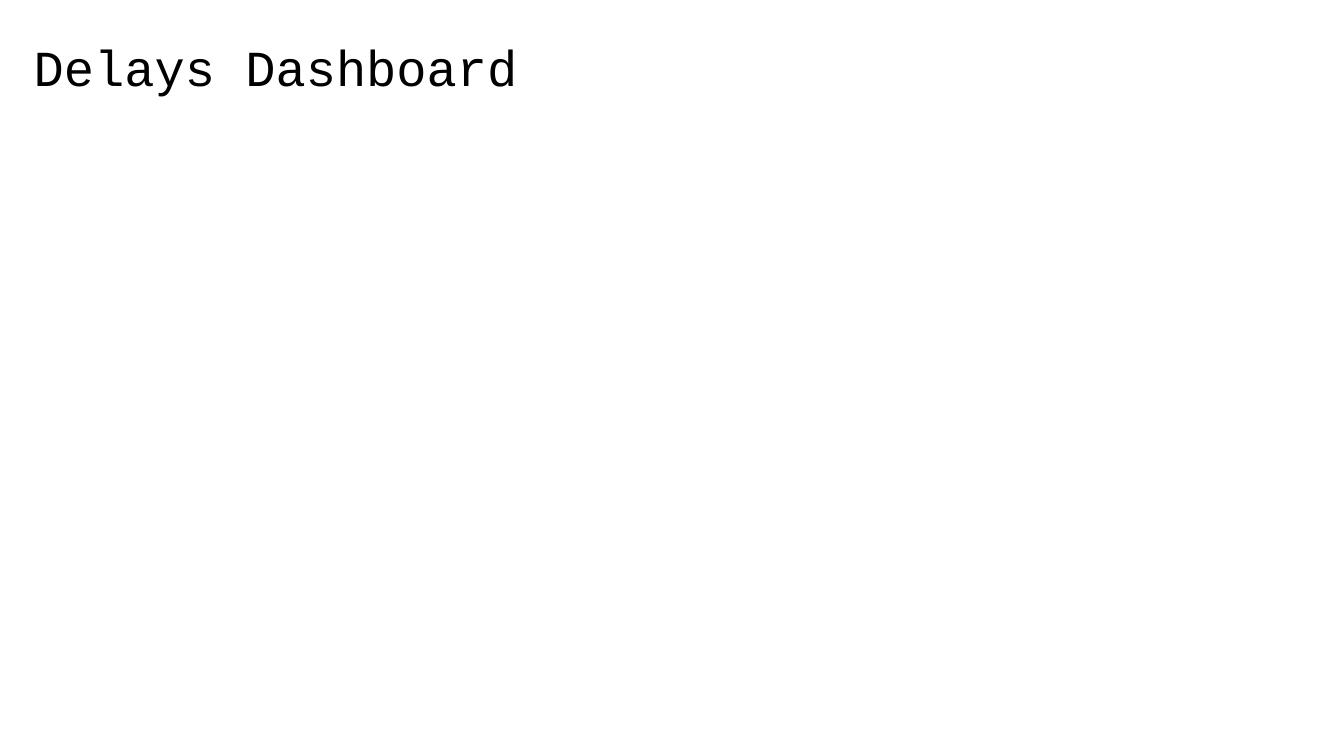
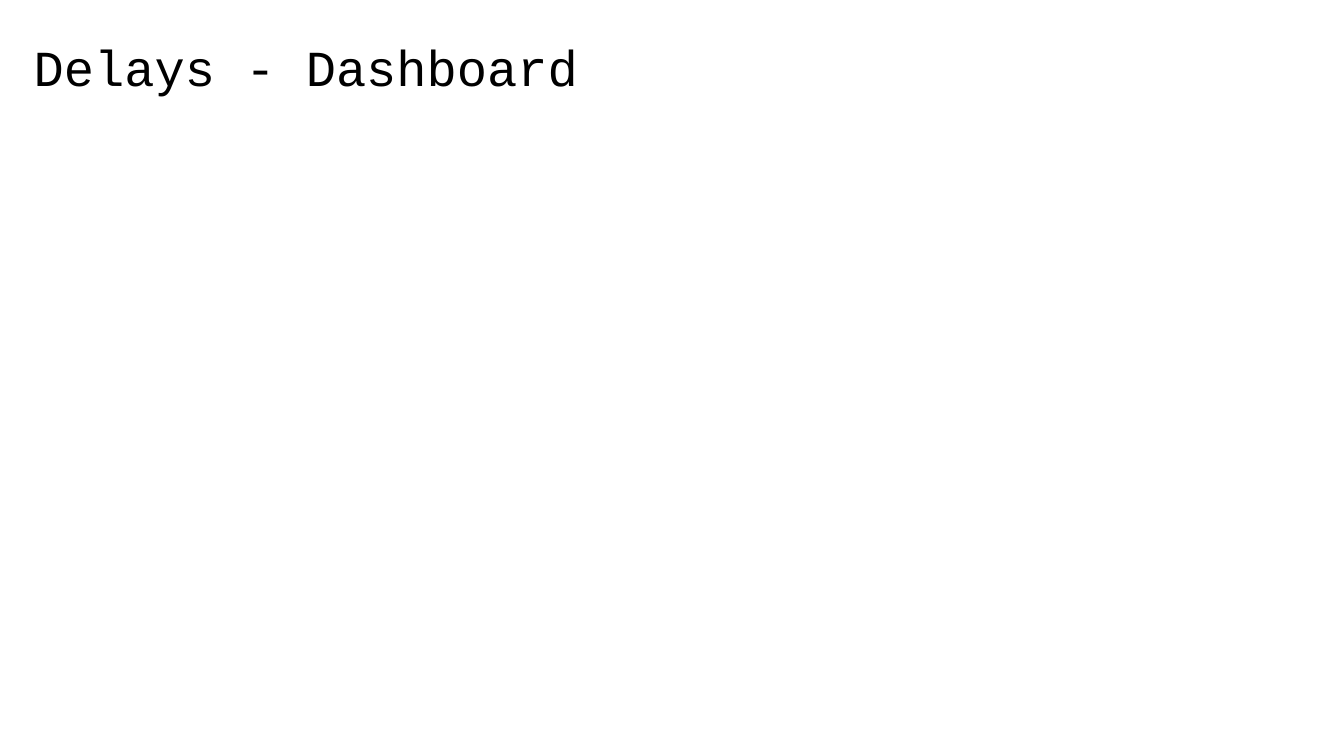
Before and after one commit to 40tude/02_Data-Science_Fullstack_march_2024, a slide deck: slide 5 of 08_deployment/99_Project_getaround/01_getaround_project.pptx. Drawn at 1344x756 pixels with LibreOffice and Linux fonts; fonts in the diff are those of the drawing. Boxes give left, top, right and bottom in pixels: in the first picture for what was removed or moved away, otherwise in the second. Text is boxed around its words. In the diff, an @@ line names an element or a change of style, - is before the commit and + after.

```diff
--- a/08_deployment/99_Project_getaround/01_getaround_project.pptx
+++ b/08_deployment/99_Project_getaround/01_getaround_project.pptx
@@ title at <box>34,49,578,97</box>: text changed @@
-Delays Dashboard
+Delays - Dashboard
```
Also in this commit, not shown: 8 other slides changed, 1 slide added, 3 other files.
